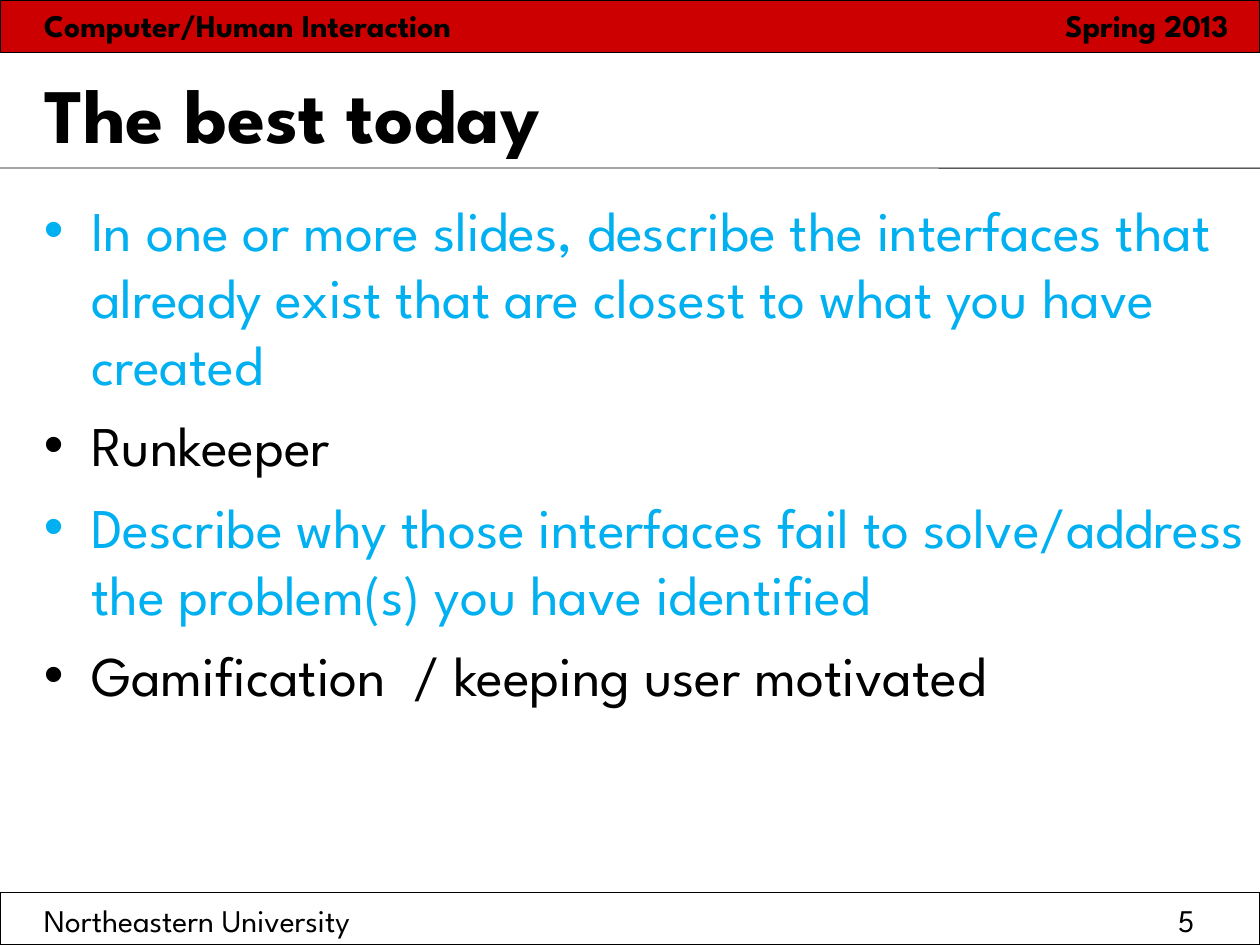
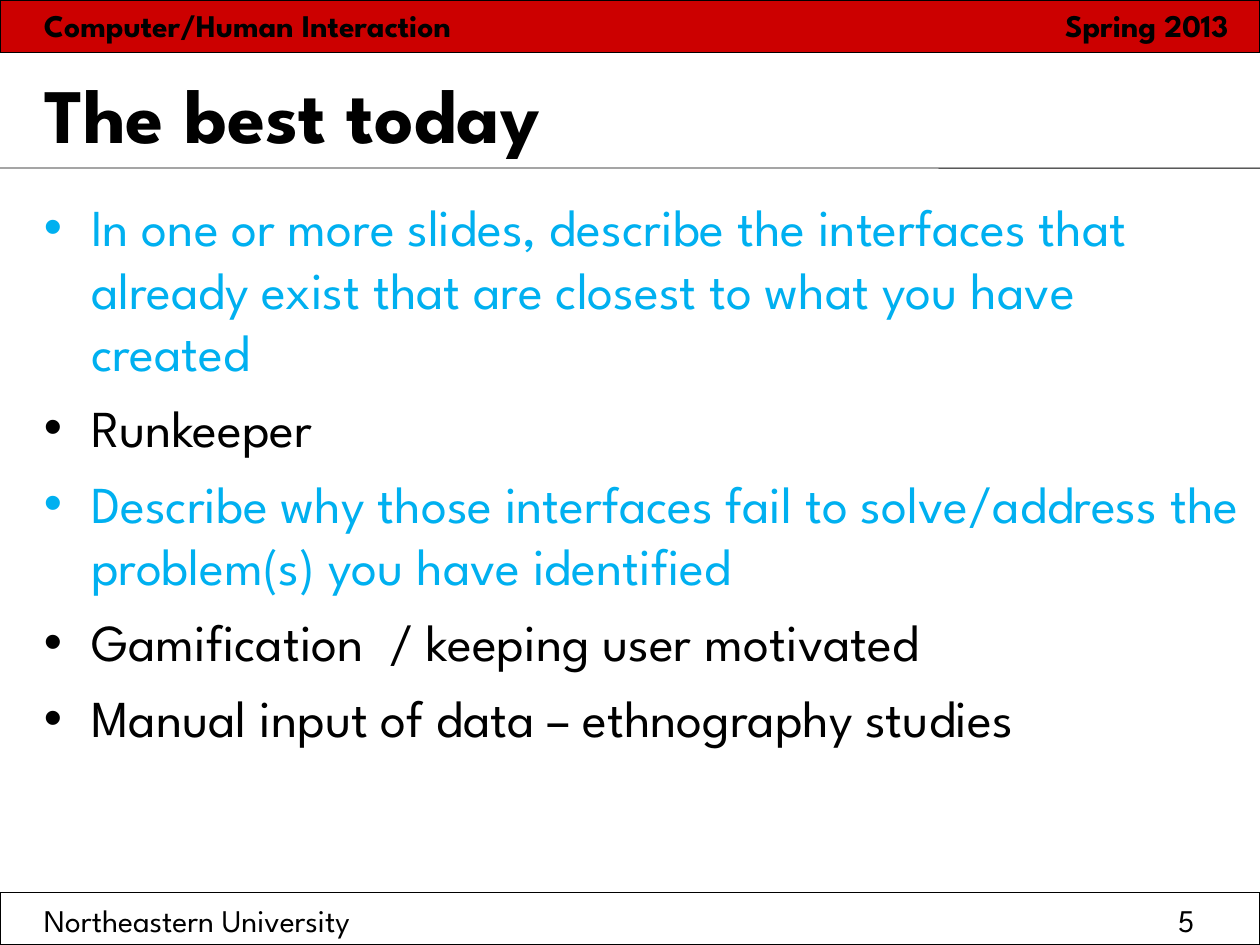
Before and after one commit to hci2014/sandbox, a slide deck: slide 5 of FinalPresentationTemplate.ppt. Drawn at 1260x945 pixels with LibreOffice and Linux fonts; fonts in the diff are those of the drawing. Boxes give left, top, right and bottom in pixels: in the first picture for what was removed or moved away, otherwise in the second. Text is boxed around its words. In the diff, an @@ line names an element or a change of style, - is before the commit and + after.

```diff
--- a/FinalPresentationTemplate.ppt
+++ b/FinalPresentationTemplate.ppt
@@ text at bbox=[91, 209, 1238, 673]: size 32 to 29.6 pt in "In one or more slides, describe the ...", "Runkeeper", "Describe why those interfaces fail to solve/address ...", "Gamification / keeping user motivated" @@
@@ text at bbox=[91, 700, 1012, 749]: paragraph added @@
+• Manual input of data – ethnography studies
```
Also in this commit, not shown: 9 other slides changed, 1 other file.
